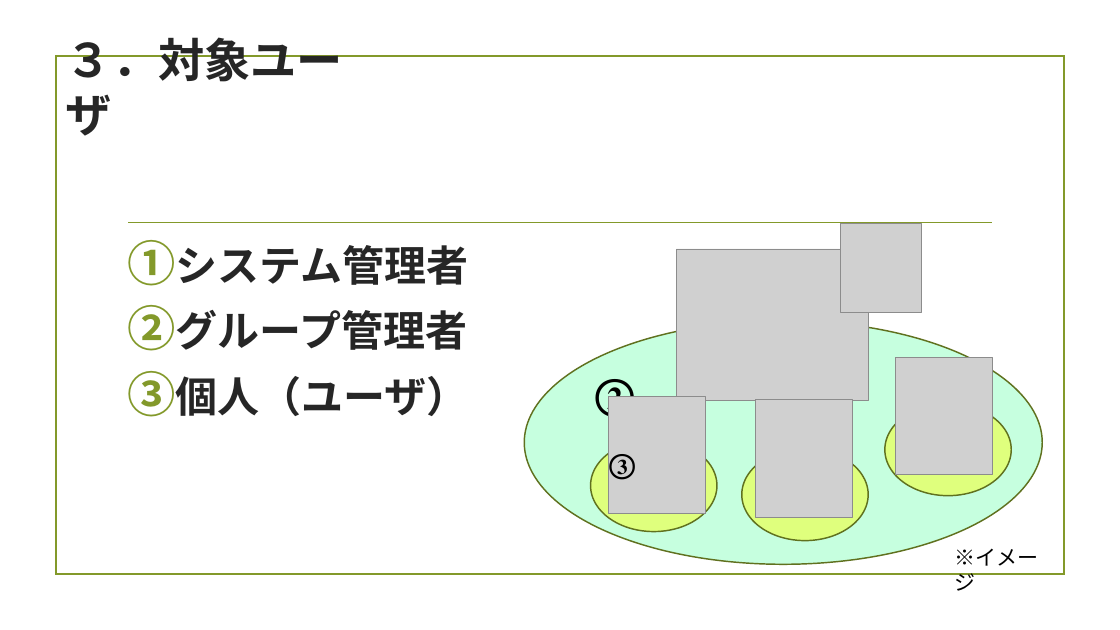
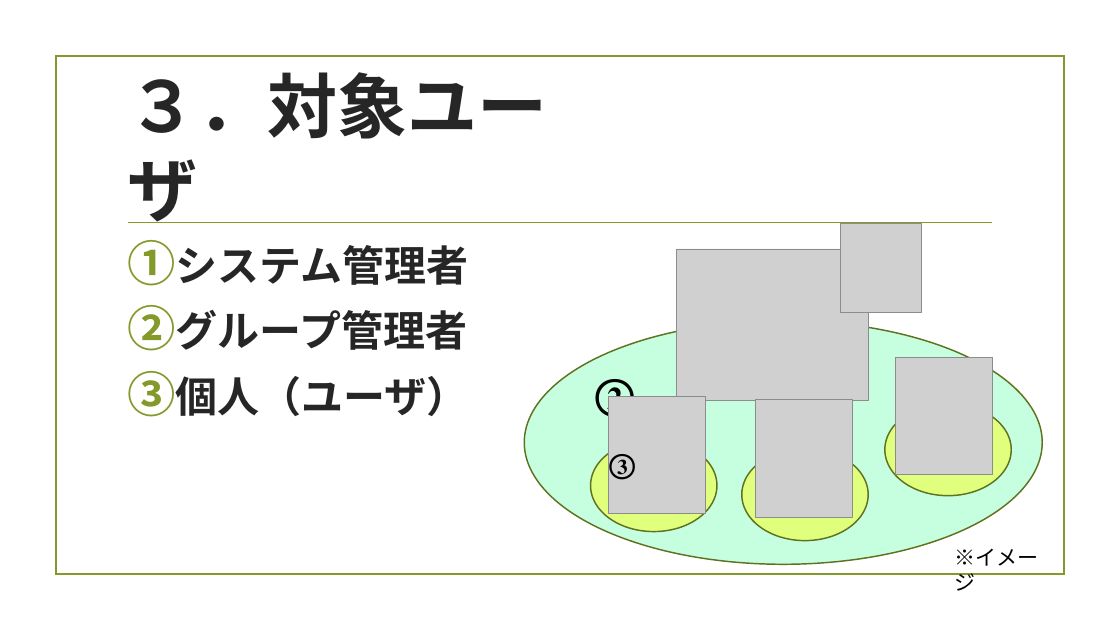
Before and after one commit to ShinjiTanaka2016/originalSite_WeCalendar, a slide deck: slide 5 of WeCalendar/WeCalendar概要書.pptx. Drawn at 1120x630 pixels with LibreOffice and Linux fonts; fonts in the diff are those of the drawing; grey boxes stand for pictures; background and template pictures are left out. Boxes give left, top, right and bottom in pixels: in the first picture for what was removed or moved away, otherwise in the second. Text is boxed around its words. In the diff, an @@ line names an element or a change of style, - is before the commit and + after.

```diff
--- a/WeCalendar/WeCalendar概要書.pptx
+++ b/WeCalendar/WeCalendar概要書.pptx
@@ text "３．対象ユーザ": place and size @@
-text "３．対象ユーザ" at box(66, 37, 343, 136)
+text "３．対象ユーザ" at box(127, 72, 547, 223)
@@ text "３．対象ユーザ" at box(127, 72, 547, 223): size 39.6 to 60 pt @@
```
Also in this commit, not shown: 3 other slides changed, 5 slides added.
